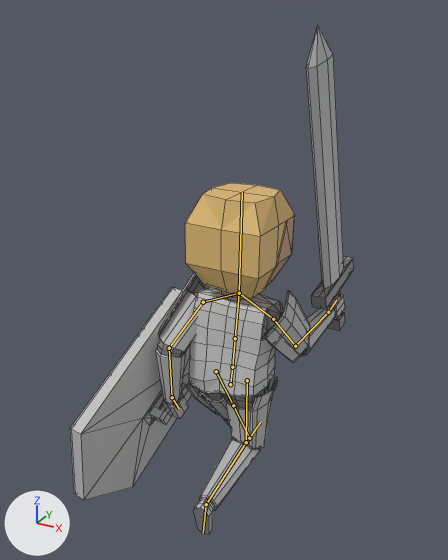
The Blender file Assets/3D/paladin/paladin.blend, before and after one commit.
Camera for both pictures: a 50 mm camera at (6.81, -12.83, 5.57) aimed at (-1.03, 1.43, -1.56). Arrows for +X, +Y and +Z are at lower left; the lights stay in place. Both versions are drawn at frame 110 of the action 'All'; the numbers are the values there. The bones that bend it are drawn over the model as lines. Mesh edges are drawn as thin lines.
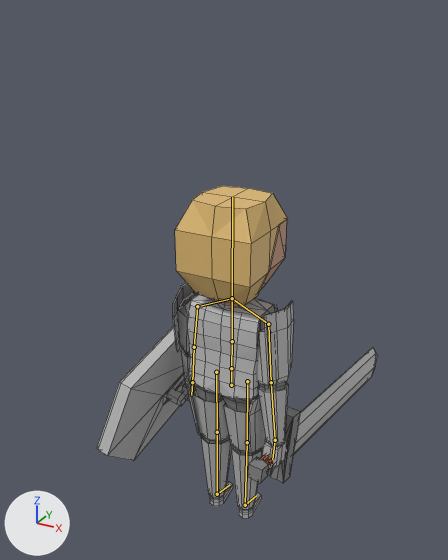
Where the change shows, as pixel boxes [x1, y1, x2, y2] in the pictures (448 x 560 px):
```json
{"object": "Cube.002", "change": "posed", "before": [155, 183, 345, 534], "after": [173, 186, 294, 518], "on screen": "36% narrower"}
{"object": "Cube", "change": "posed", "before": [70, 287, 192, 500], "after": [97, 326, 188, 461]}
{"object": "Cylinder", "change": "posed", "before": [306, 26, 354, 331], "after": [247, 348, 378, 483], "on screen": "169% wider, 56% shorter"}
{"bone": "Root", "before": "(230, 384) to (232, 367)", "after": "(231, 385) to (231, 368)"}
{"bone": "Head", "before": "(239, 293) to (242, 192)", "after": "(232, 298) to (232, 197)"}
{"bone": "UpperArm.L", "before": "(203, 302) to (169, 348)", "after": "(197, 306) to (194, 347)"}
{"bone": "LowerArm.L", "before": "(169, 348) to (172, 397)", "after": "(194, 347) to (192, 382)"}
{"bone": "Hand.L", "before": "(172, 397) to (179, 408)", "after": "(192, 382) to (191, 395)"}
{"bone": "UpperArm.R", "before": "(273, 319) to (295, 346)", "after": "(268, 324) to (271, 382)"}
{"bone": "LowerArm.R", "before": "(295, 346) to (328, 312)", "after": "(271, 382) to (275, 440)"}
{"bone": "Hand.R", "before": "(328, 312) to (336, 300)", "after": "(275, 440) to (272, 459)"}
```

Scene script edits in JSON lines:
```json
{"block": "bone_root", "where": "bone_root = bpy.data.objects['Armature'].pose.bones['Root']"}
{"op": "set", "path": "bone_root.location", "old": "(0.0, 0.04, 0.06)", "new": "(0.0, 0.0, 0.0)"}
{"op": "set", "path": "bone_root.rotation_quaternion", "old": "(0.996, -0.084, 0.0, 0.0)", "new": "(1.0, 0.0, 0.0, 0.0)", "note": "degrees (-10, 0, 0) -> degrees (0, 0, 0)"}
{"block": "bone_head", "where": "bone_head = bpy.data.objects['Armature'].pose.bones['Head']  # child of 'Spine2'"}
{"op": "set", "path": "bone_head.rotation_quaternion", "old": "(0.998, 0.067, 0.0, 0.0)", "new": "(1.0, 0.0, 0.0, 0.0)", "note": "degrees (8, 0, 0) -> degrees (0, 0, 0)"}
{"block": "bone_upperarm_l", "where": "bone_upperarm_l = bpy.data.objects['Armature'].pose.bones['UpperArm.L']  # child of 'Shoulder.L'"}
{"op": "set", "path": "bone_upperarm_l.rotation_quaternion", "old": "(0.732, 0.227, 0.291, 0.573)", "new": "(0.776, -0.093, -0.055, 0.622)", "note": "degrees (42, 10, 80) -> degrees (-12, 2, 77)"}
{"block": "bone_lowerarm_l", "where": "bone_lowerarm_l = bpy.data.objects['Armature'].pose.bones['LowerArm.L']  # child of 'UpperArm.L'"}
{"op": "set", "path": "bone_lowerarm_l.rotation_quaternion", "old": "(0.89, -0.452, 0.046, 0.039)", "new": "(1.0, 0.0, 0.0, 0.0)", "note": "degrees (-54, 7, 2) -> degrees (0, 0, 0)"}
{"block": "bone_hand_l", "where": "bone_hand_l = bpy.data.objects['Armature'].pose.bones['Hand.L']  # child of 'LowerArm.L'"}
{"op": "set", "path": "bone_hand_l.rotation_quaternion", "old": "(0.968, -0.242, -0.061, -0.009)", "new": "(1.0, 0.0, 0.0, 0.0)", "note": "degrees (-28, -7, 1) -> degrees (0, 0, 0)"}
{"block": "bone_upperarm_r", "where": "bone_upperarm_r = bpy.data.objects['Armature'].pose.bones['UpperArm.R']  # child of 'Shoulder.R'"}
{"op": "set", "path": "bone_upperarm_r.rotation_quaternion", "old": "(0.674, -0.239, 0.343, -0.608)", "new": "(0.76, 0.075, -0.034, -0.645)", "note": "degrees (-49, 10, -89) -> degrees (9, 3, -80)"}
{"block": "bone_lowerarm_r", "where": "bone_lowerarm_r = bpy.data.objects['Armature'].pose.bones['LowerArm.R']  # child of 'UpperArm.R'"}
{"op": "set", "path": "bone_lowerarm_r.rotation_quaternion", "old": "(0.85, -0.521, 0.068, -0.017)", "new": "(0.999, -0.003, 0.036, -0.006)", "note": "degrees (-63, 6, -6) -> degrees (0, 4, -1)"}
{"block": "bone_hand_r", "where": "bone_hand_r = bpy.data.objects['Armature'].pose.bones['Hand.R']  # child of 'LowerArm.R'"}
{"op": "set", "path": "bone_hand_r.rotation_quaternion", "old": "(0.993, 0.015, -0.039, -0.092)", "new": "(0.992, -0.005, -0.037, -0.099)", "note": "degrees (2, -4, -11) -> degrees (0, -4, -11)"}
{"block": "bone_iktarget_l", "where": "bone_iktarget_l = bpy.data.objects['Armature'].pose.bones['IKTarget.L']"}
{"op": "set", "path": "bone_iktarget_l.location", "old": "(0.0, -2.17, -0.61)", "new": "(0.0, 0.0, 0.0)"}
{"op": "set", "path": "bone_iktarget_l.rotation_quaternion", "old": "(0.974, 0.225, 0.0, 0.0)", "new": "(1.0, 0.0, 0.0, 0.0)", "note": "degrees (26, 0, 0) -> degrees (0, 0, 0)"}
{"block": "bone_iktarget_r", "where": "bone_iktarget_r = bpy.data.objects['Armature'].pose.bones['IKTarget.R']"}
{"op": "set", "path": "bone_iktarget_r.location", "old": "(0.0, 2.28, -1.92)", "new": "(0.0, 0.0, 0.0)"}
{"op": "set", "path": "bone_iktarget_r.rotation_quaternion", "old": "(0.76, -0.65, 0.0, 0.0)", "new": "(1.0, 0.0, 0.0, 0.0)", "note": "degrees (-81, 0, 0) -> degrees (0, 0, 0)"}
```
